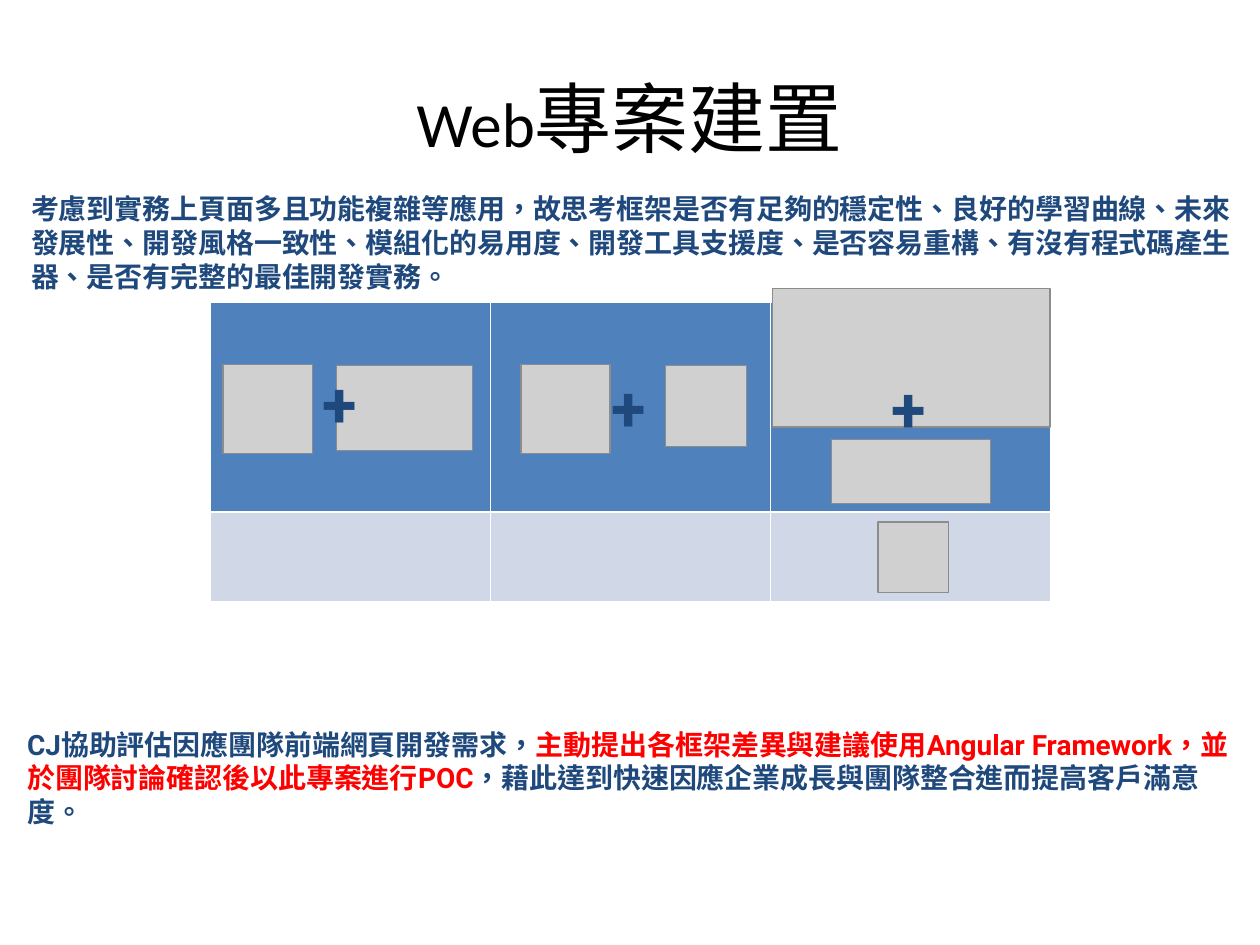
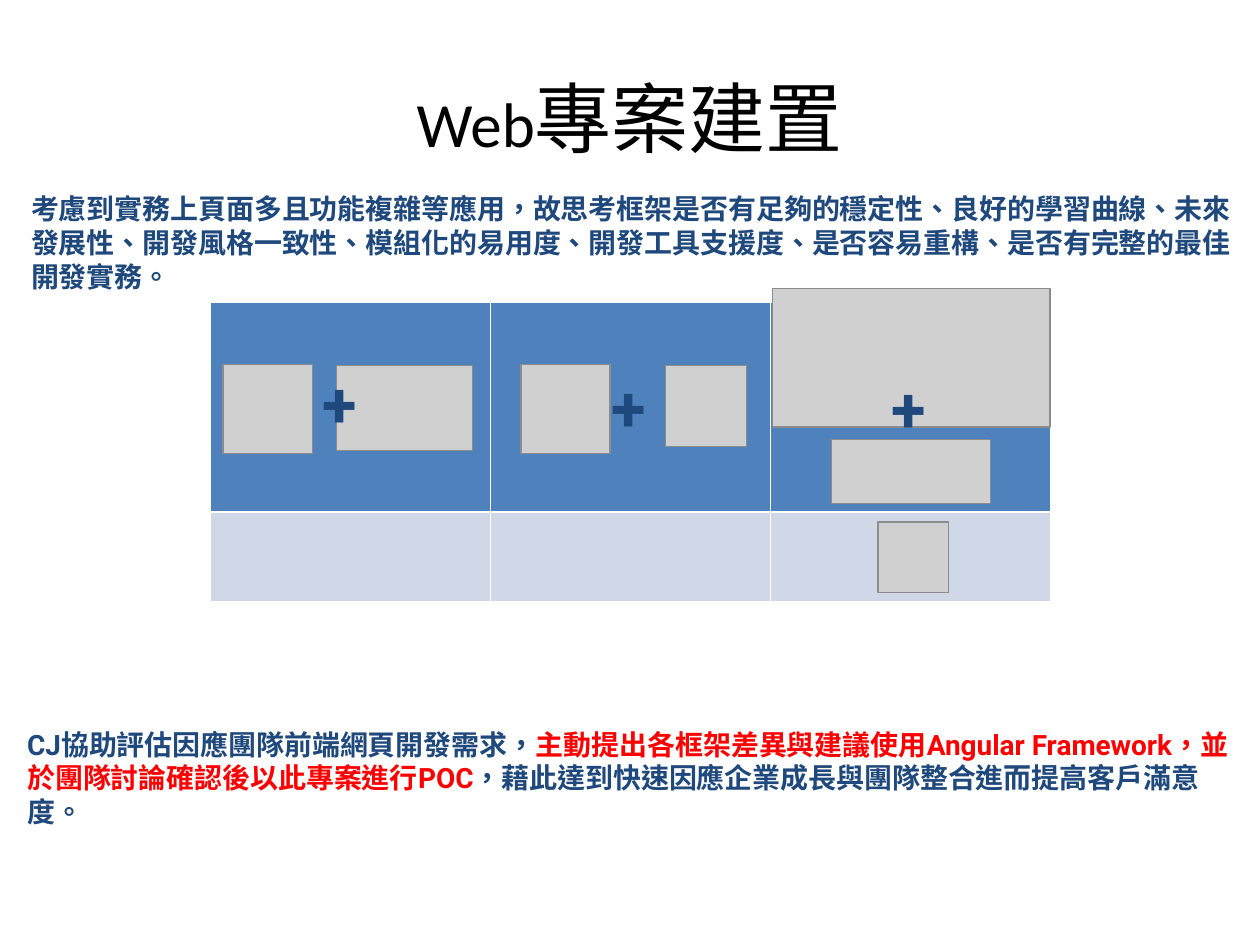
Before and after one commit to LiChengJhe/HandsontableSample, a slide deck: slide 2 of CJ Projects.ppt. Drawn at 1260x945 pixels with LibreOffice and Linux fonts; fonts in the diff are those of the drawing; grey boxes stand for pictures. Boxes give left, top, right and bottom in pixels: in the first picture for what was removed or moved away, otherwise in the second. Text is boxed around its words. In the diff, an @@ line names an element or a change of style, - is before the commit and + after.

Commit message:
add

```diff
--- a/CJ Projects.ppt
+++ b/CJ Projects.ppt
@@ text at bbox=[31, 195, 1231, 290]: text changed @@
-考慮到實務上頁面多且功能複雜等應用，故思考框架是否有足夠的穩定性、良好的學習曲線、未來發展性、開發風格一致性、模組化的易用度、開發工具支援度、是否容易重構、有沒有程式碼產生器、是否有完整的最佳開發實務。
+考慮到實務上頁面多且功能複雜等應用，故思考框架是否有足夠的穩定性、良好的學習曲線、未來發展性、開發風格一致性、模組化的易用度、開發工具支援度、是否容易重構、是否有完整的最佳開發實務。
```
Also in this commit, not shown: 1 other slide changed.
